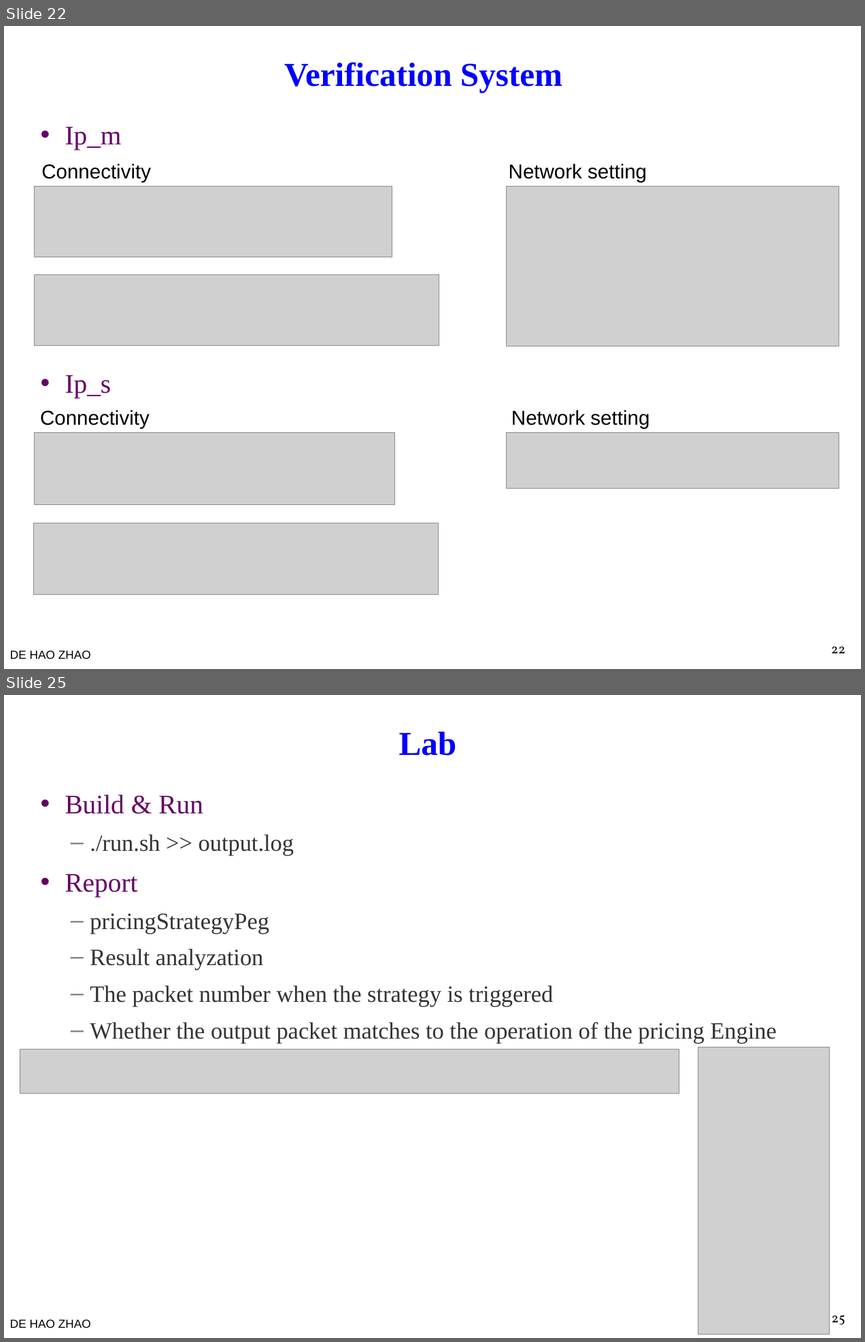
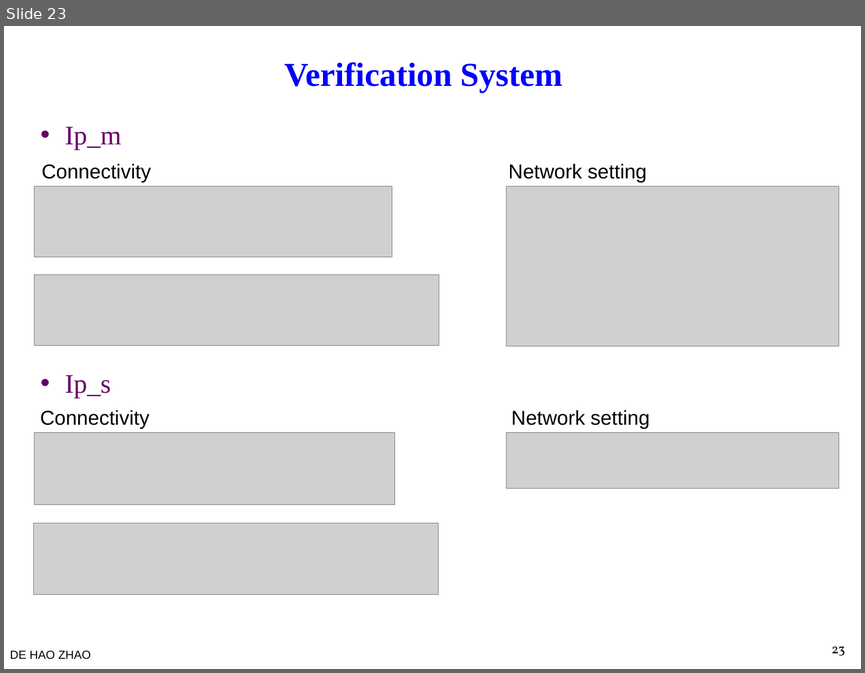
Before and after one commit to bol-edu/course-lab_aat, a slide deck: lecture/AAT.pptx. Shown one above the other, each under a label of ours: slides 22 and 25 before the commit, slide 23 after it; the slides between them are not shown. The pictures are 865x1342 and 865x673 pixels, drawn with LibreOffice and Linux fonts; fonts in the diff are those of the drawing; grey boxes stand for pictures; background and template pictures are left out. Boxes give left, top, right and bottom in pixels: in the first picture for what was removed or moved away, otherwise in the second. Text is boxed around its words. In the diff, an @@ line names an element or a change of style, - is before the commit and + after.

```diff
--- a/lecture/AAT.pptx
+++ b/lecture/AAT.pptx
@@ slide 25 removed at [4, 695, 861, 1338], background #FFFFFF; not listed: 1 template element that a slide beside it also shows @@
@@ title removed at [399, 732, 457, 756] @@
-Lab
@@ text removed at [65, 794, 776, 1042] @@
-• Build & Run
-  – ./run.sh >> output.log
-• Report
-  – pricingStrategyPeg
-  – Result analyzation
-  – The packet number when the strategy is triggered
-  – Whether the output packet matches to the operation of the pricing Engine
@@ picture removed at [20, 1049, 679, 1093] @@
@@ picture removed at [698, 1047, 829, 1334] @@
@@ page number removed at [832, 1314, 845, 1325] @@
-25
@@ what was slide 22 is now slide 23 @@
@@ page number at [832, 646, 845, 656]: text changed @@
-22
+23
```
Also in this commit, not shown: 5 slides changed, 3 slides added.
